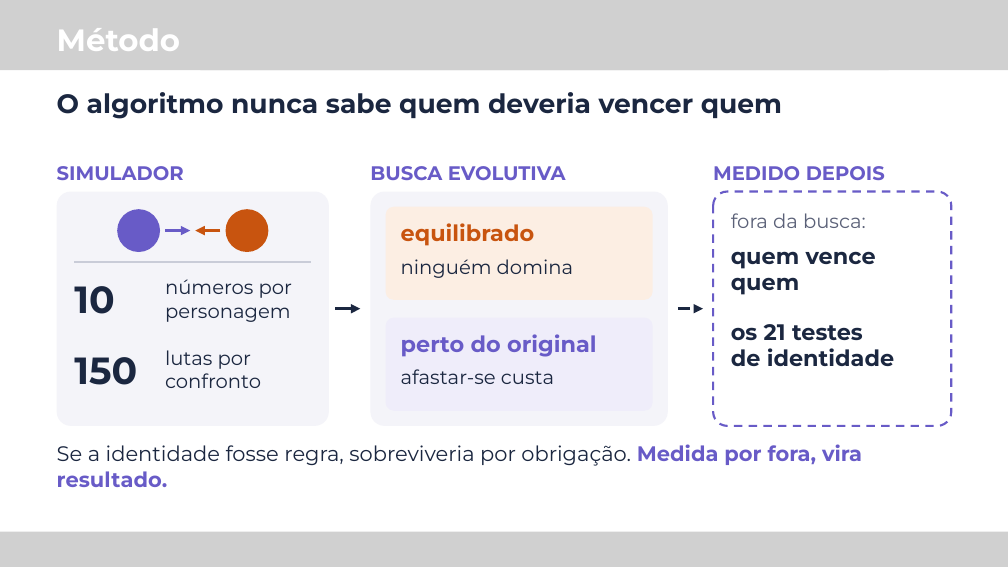
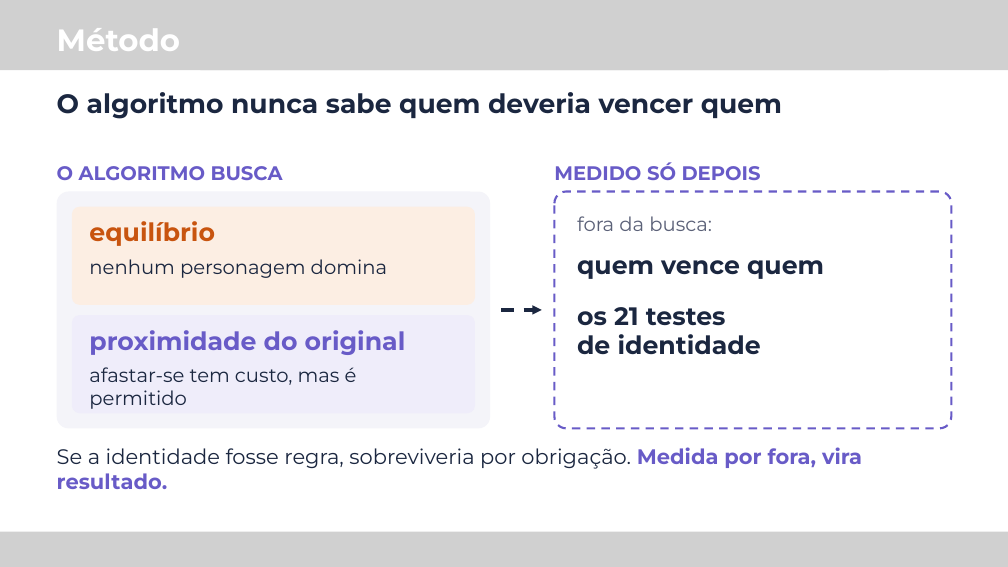
Before and after one commit to M-Gimenes/Simulation, a slide deck: slide 5 of overleaf/talk-latinoware-2026/slides.pptx (slide 4 before the commit). Drawn at 1008x567 pixels with LibreOffice and Linux fonts; fonts in the diff are those of the drawing; grey boxes stand for pictures. Boxes give left, top, right and bottom in pixels: in the first picture for what was removed or moved away, otherwise in the second. Text is boxed around its words. In the diff, an @@ line names an element or a change of style, - is before the commit and + after.

```diff
--- a/overleaf/talk-latinoware-2026/slides.pptx
+++ b/overleaf/talk-latinoware-2026/slides.pptx
@@ text at (x1=57, y1=166, x2=283, y2=180): text changed @@
-SIMULADOR
+O ALGORITMO BUSCA
@@ text removed at (x1=370, y1=166, x2=566, y2=180) @@
-BUSCA EVOLUTIVA
@@ text at (x1=554, y1=162, x2=761, y2=180): text changed @@
-MEDIDO DEPOIS
+MEDIDO SÓ DEPOIS
@@ rounded rectangle resized from (x1=56, y1=192, x2=329, y2=426) to (x1=56, y1=192, x2=490, y2=428) @@
@@ proportions changed in 4 elements at (x1=56, y1=192, x2=490, y2=428), (x1=554, y1=192, x2=952, y2=428), (x1=72, y1=315, x2=475, y2=413), (x1=72, y1=207, x2=475, y2=305) @@
@@ rounded rectangle resized from (x1=386, y1=207, x2=653, y2=300) to (x1=72, y1=207, x2=475, y2=305) @@
@@ ellipse removed at (x1=117, y1=209, x2=160, y2=252) @@
@@ ellipse removed at (x1=225, y1=209, x2=268, y2=252) @@
@@ rounded rectangle removed at (x1=370, y1=192, x2=668, y2=426) @@
@@ rounded rectangle resized from (x1=713, y1=192, x2=951, y2=426) to (x1=554, y1=192, x2=952, y2=428) @@
@@ text added at (x1=89, y1=221, x2=215, y2=246), 36 pt, text #C8540F, bold @@
+equilíbrio
@@ arrow removed from (165, 231) to (190, 231) @@
@@ arrow removed from (221, 231) to (196, 231) @@
@@ text removed at (x1=401, y1=223, x2=535, y2=246) @@
-equilibrado
@@ text "fora da busca:" moved from (x1=731, y1=213, x2=866, y2=228) to (x1=577, y1=216, x2=712, y2=231) @@
@@ line removed from (75, 262) to (311, 262) @@
@@ text added at (x1=89, y1=259, x2=387, y2=278), 28 pt, text #1B2740 @@
+nenhum personagem domina
@@ text removed at (x1=401, y1=259, x2=573, y2=278) @@
-ninguém domina
@@ text at (x1=577, y1=260, x2=824, y2=279): text changed; size 32 to 36 pt @@
-quem vence
-quem
+quem vence quem
@@ text removed at (x1=74, y1=286, x2=114, y2=314) @@
-10
@@ text removed at (x1=165, y1=279, x2=292, y2=322) @@
-números por
-personagem
@@ rounded rectangle resized from (x1=386, y1=318, x2=653, y2=411) to (x1=72, y1=315, x2=475, y2=413) @@
@@ arrow removed from (335, 308) to (360, 308) @@
@@ arrow moved from (678, 308) - (703, 308) to (501, 310) - (542, 310) @@
@@ text "os 21 testes" moved from (x1=731, y1=324, x2=894, y2=366) to (x1=577, y1=307, x2=761, y2=355) @@
@@ text "os 21 testes" at (x1=577, y1=307, x2=761, y2=355): size 32 to 36 pt @@
@@ text removed at (x1=74, y1=357, x2=137, y2=385) @@
-150
@@ text at (x1=89, y1=330, x2=406, y2=355): text changed; size 32 to 36 pt @@
-perto do original
+proximidade do original
@@ text removed at (x1=165, y1=350, x2=261, y2=388) @@
-lutas por
-confronto
@@ text added at (x1=89, y1=367, x2=357, y2=409), 28 pt, text #1B2740 @@
+afastar-se tem custo, mas é permitido
@@ text removed at (x1=401, y1=369, x2=554, y2=384) @@
-afastar-se custa
```
Also in this commit, not shown: 1 slide added, 1 other file.
